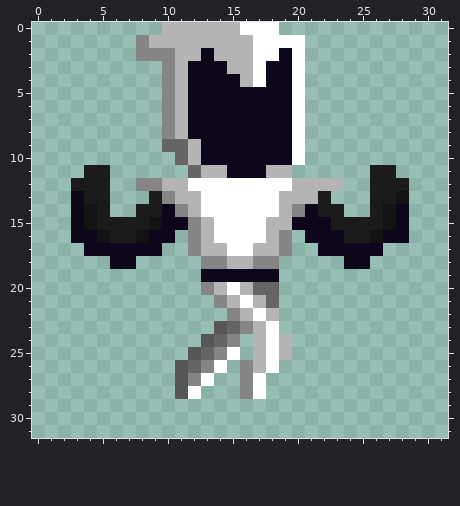
Two states of a pixel-art sprite, Assets/Sprites/Commander_Paused.png. The first picture shows the starting point.
The file is 32x32 pixels.
The result:
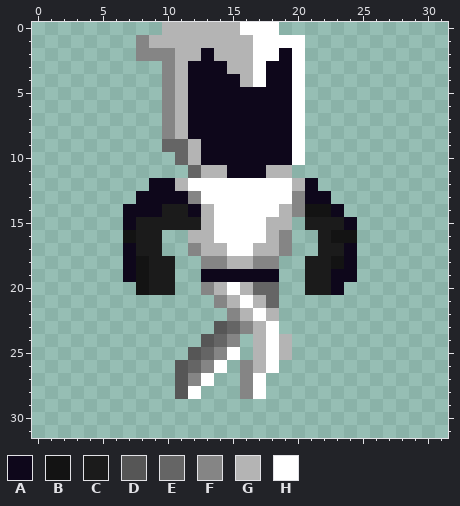
Palette (. is transparent): A #0e071b  B #131313  C #1b1b1b  D #565656  E #656565  F #858585  G #b4b4b4  H #ffffff
Edits made:
The author put colour A in row 13 at x 8; in row 14 at x 7; in row 19 at x 7 and 23 to 24; in row 20 at x 23.
Colour C becomes colour A in row 13 at x 9 and 22; in row 14 at x 8 to 9 and 23; in row 15 at x 7 and 24.
Colour F becomes colour A in row 12 at x 9; in row 13 at x 10.
Colour G becomes colour A in row 12 at x 10 and 21; in row 13 at x 11 and 21; in row 14 at x 12.
The author put colour B in row 18 at x 8 and 23; in rows 19 to 20 at x 8.
Colour A becomes colour B in row 14 at x 21; in row 16 at x 23.
Colour C becomes colour B in row 14 at x 22; in row 16 at x 7 and 24.
The author put colour C in rows 18 to 20 at x 9 to 10 and 21 to 22.
Colour A becomes colour C in row 14 at x 10; in row 15 at x 10 to 11 and 21 to 22; in row 16 at x 9 and 22; in row 17 at x 8 to 9 and 22 to 23.
Colour B becomes colour C in row 15 at x 9; in row 16 at x 8.
Colour F becomes colour C in row 14 at x 11; in row 15 at x 12.
Colour G becomes colour F in row 13 at x 12 and 20.
Colour F becomes colour G in row 16 at x 12.
Colour H becomes colour G in row 14 at x 13.
Colour G becomes colour H in row 13 at x 19.
The author cleared colour A in row 13 at x 3; in row 14 at x 3 and 28; in row 15 at x 3, 20 and 28; in row 16 at x 3 to 4, 10, 21 and 27 to 28; in row 17 at x 4 to 6 and 25 to 26; in row 18 at x 6 and 25.
The author cleared colour B in row 13 at x 28; in rows 14 to 15 at x 4 and 27; in row 16 at x 5 and 26.
The author cleared colour C in row 11 at x 4 to 5 and 26 to 27; in row 12 at x 3 to 5 and 26 to 28; in row 13 at x 4 to 5 and 26 to 27; in row 14 at x 5 and 26; in row 15 at x 5 to 6 and 25 to 26; in row 16 at x 6 and 25.
The author cleared colour F in row 12 at x 8.
The author cleared colour G in row 12 at x 22 to 23.
Boxes around the changes in both pictures, in picture pixels (x1, y1, x2, y2):
changed: (71, 165, 214, 295)
changed: (279, 165, 409, 295)
